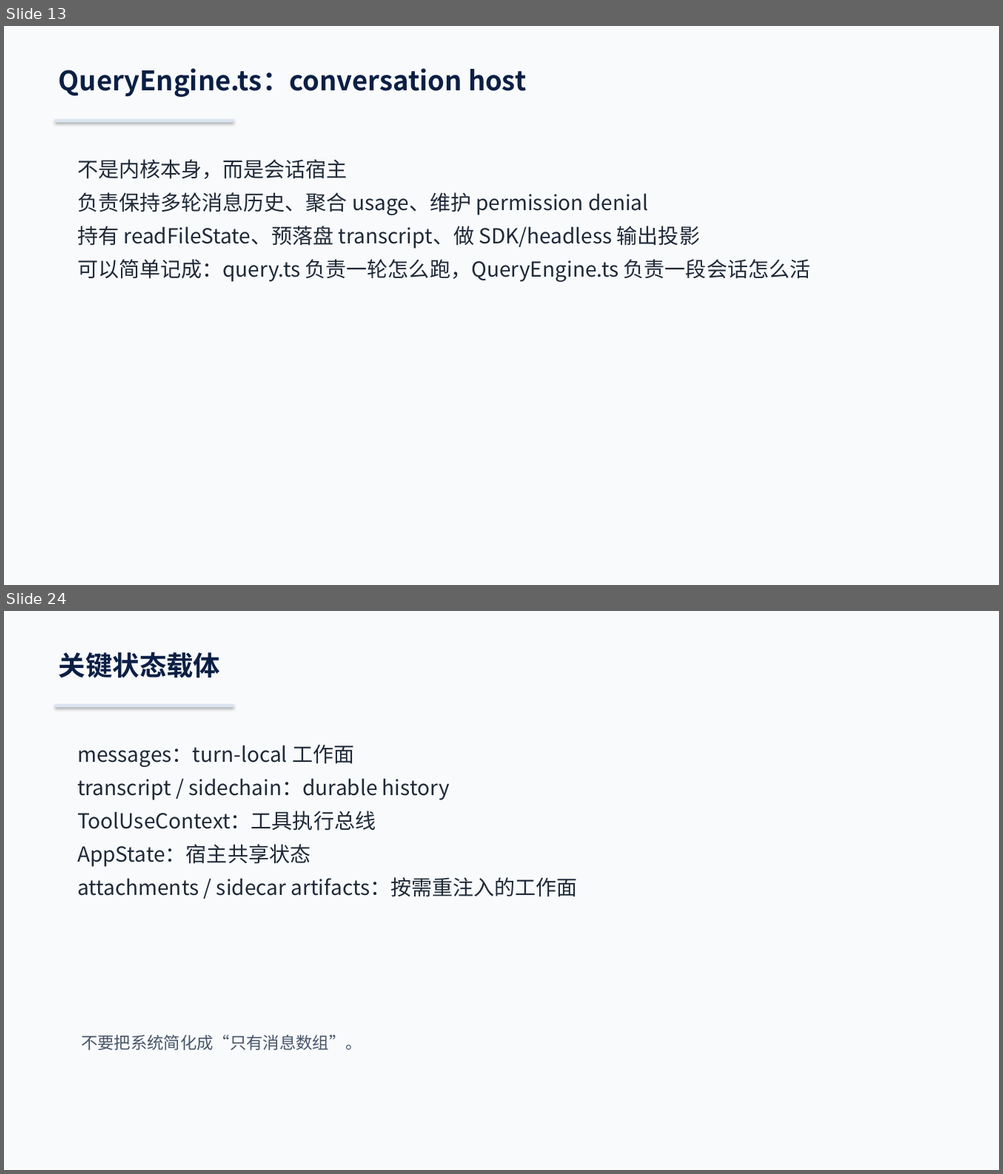
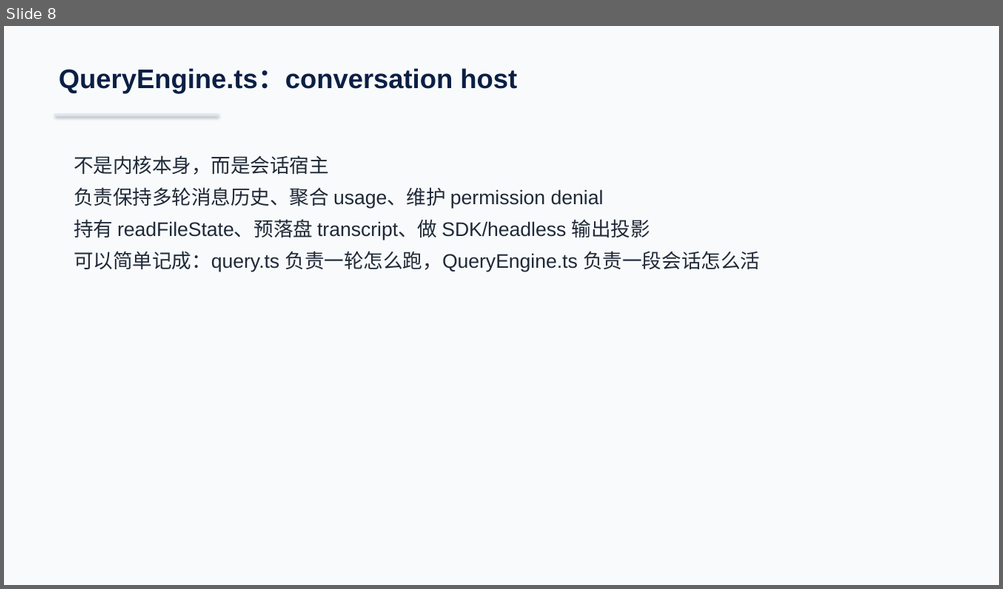
Before and after one commit to boboliu-1010/ccode, a slide deck: docs/zh/00-代码总览与运行时走读-WPS兼容版.pptx. Shown one above the other, each under a label of ours: slides 13 and 24 before the commit, slide 8 after it; the slides between them are not shown. The pictures are 1003x1174 and 1003x589 pixels, drawn with LibreOffice and Linux fonts; fonts in the diff are those of the drawing. Boxes give left, top, right and bottom in pixels: in the first picture for what was removed or moved away, otherwise in the second. Text is boxed around its words. In the diff, an @@ line names an element or a change of style, - is before the commit and + after.

```diff
--- a/docs/zh/00-代码总览与运行时走读-WPS兼容版.pptx
+++ b/docs/zh/00-代码总览与运行时走读-WPS兼容版.pptx
@@ slide 24 removed at [4,611,999,1170], background #F8FAFC @@
@@ text removed at [59,652,220,678] @@
-关键状态载体
@@ rectangle removed at [55,704,234,707] @@
@@ text removed at [77,744,578,897] @@
-messages：turn-local 工作面
-transcript / sidechain：durable history
-ToolUseContext：工具执行总线
-AppState：宿主共享状态
-attachments / sidecar artifacts：按需重注入的工作面
@@ text removed at [81,1035,362,1051] @@
-不要把系统简化成“只有消息数组”。
@@ what was slide 13 is now slide 8 @@
@@ slide 8 changed as well @@
@@ text "QueryEngine.ts：conversation host" at [59,68,517,93]: font Noto Sans CJK SC to Arial @@
@@ rectangle: place and size @@
-rectangle at [55,119,234,122]
+rectangle at [55,114,219,116]
@@ text "不是内核本身，而是会话宿主" at [74,156,760,272]: size 20 to 19 pt, font Noto Sans CJK SC to Arial @@
```
Also in this commit, not shown: 10 other slides changed, 5 slides added, 19 other slides removed, 1 other file.
